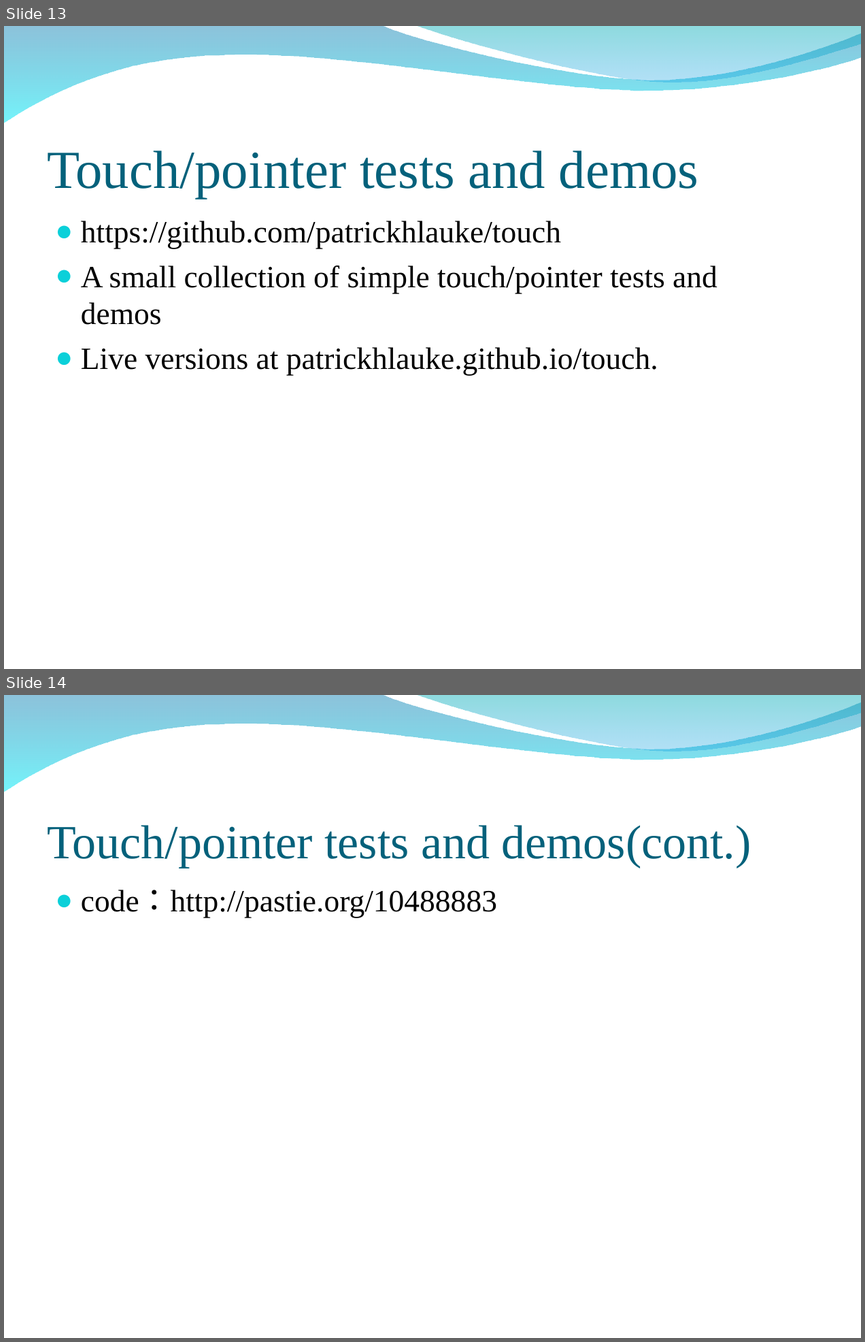
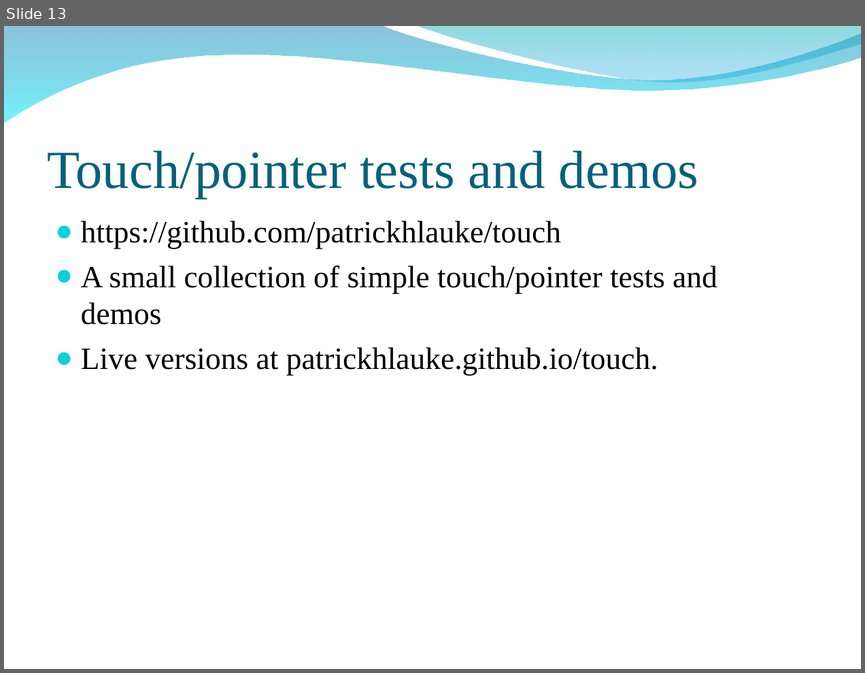
Before and after one commit to peter279k/regular_meeting, a slide deck: benchmarkJS.ppt. Shown one above the other, each under a label of ours: slides 13 and 14 before the commit, slide 13 after it. The pictures are 865x1342 and 865x673 pixels, drawn with LibreOffice and Linux fonts; fonts in the diff are those of the drawing; background and template pictures are left out. Boxes give left, top, right and bottom in pixels: in the first picture for what was removed or moved away, otherwise in the second. Text is boxed around its words. In the diff, an @@ line names an element or a change of style, - is before the commit and + after.

```diff
--- a/benchmarkJS.ppt
+++ b/benchmarkJS.ppt
@@ slide 14 removed at (4,695,861,1338), background picture (left out); not listed: 2 template elements that a slide beside it also shows @@
@@ title removed at (47,825,751,867) @@
-Touch/pointer tests and demos(cont.)
@@ text removed at (81,889,497,917) @@
-● code：http://pastie.org/10488883
```
Also in this commit, not shown: 1 slide added, 6 other files.
